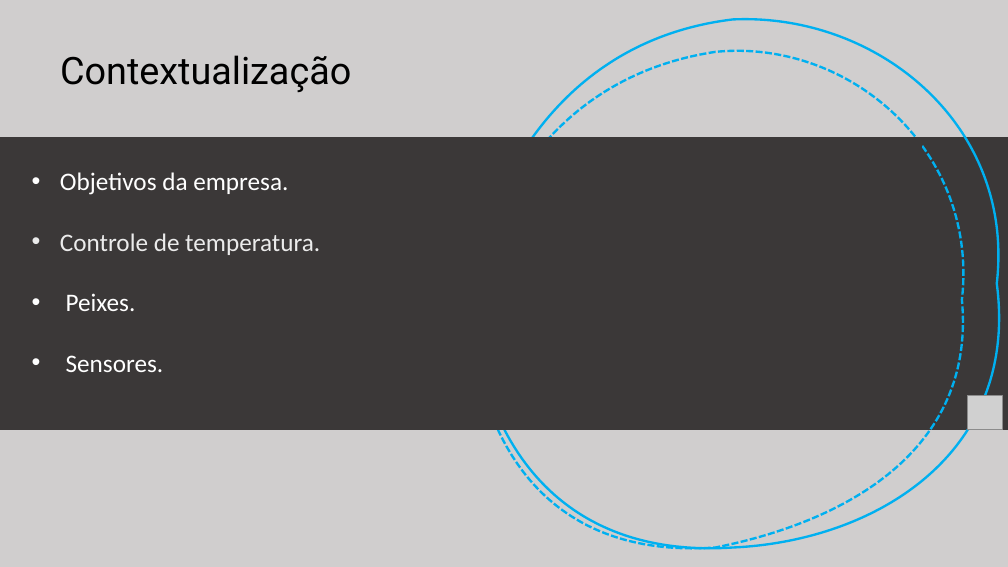
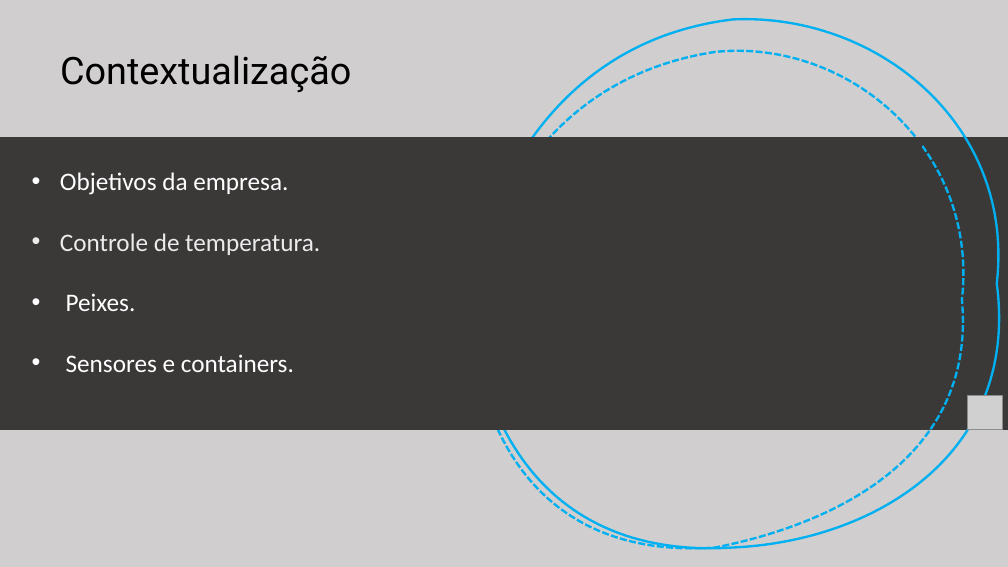
Before and after one commit to rafael-rochaalmeida/Harbor-Solutions, a slide deck: slide 2 of Sprint2/Documentação/Apresentação Sprint 2.pptx. Drawn at 1008x567 pixels with LibreOffice and Linux fonts; fonts in the diff are those of the drawing; grey boxes stand for pictures. Boxes give left, top, right and bottom in pixels: in the first picture for what was removed or moved away, otherwise in the second. Text is boxed around its words. In the diff, an @@ line names an element or a change of style, - is before the commit and + after.

```diff
--- a/Sprint2/Documentação/Apresentação Sprint 2.pptx
+++ b/Sprint2/Documentação/Apresentação Sprint 2.pptx
@@ text at bbox=[66, 354, 294, 372]: text changed @@
-• Sensores.
+• Sensores e containers.
```
Also in this commit, not shown: 3 other slides changed.
